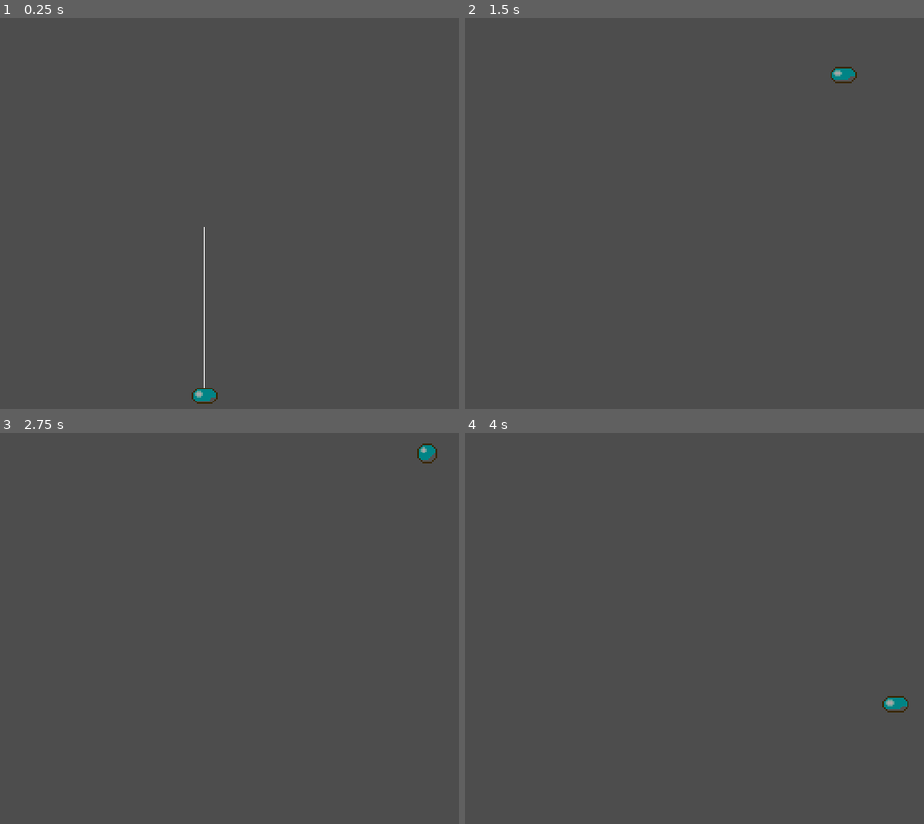
Above: before the commit, frames 1-4 (two rows, left to right).
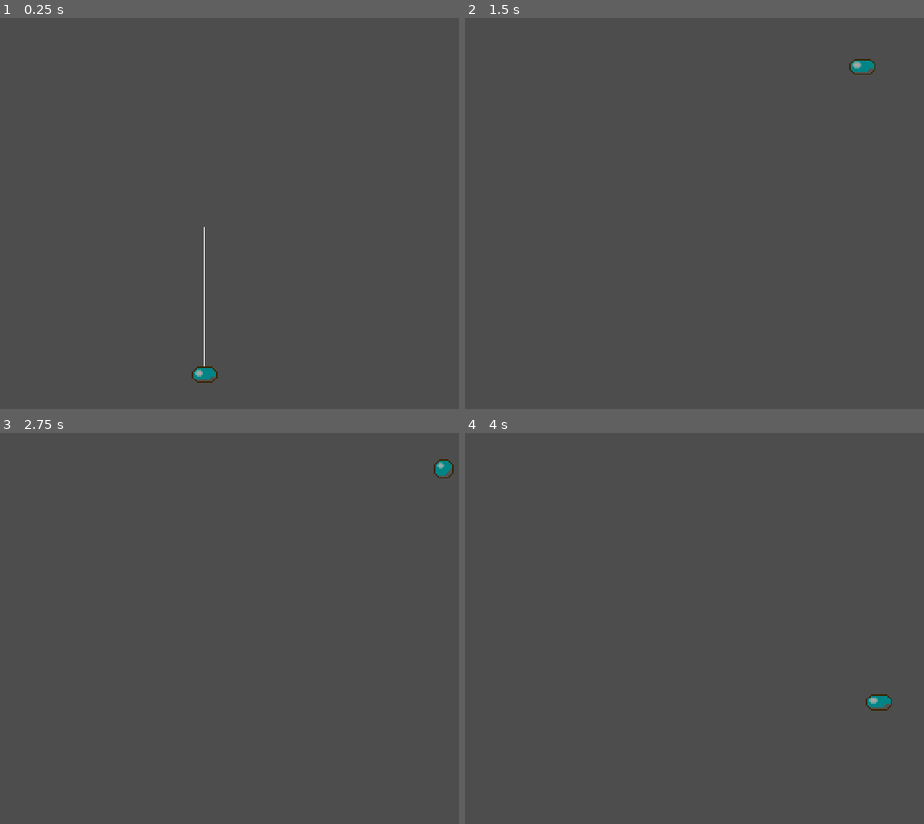
Above: after the commit, the same moments.

Repository: nigoi/breakout_clone
Game: Godot game, scene res://scenes/main.tscn
Two runs of this game, one before a commit and one after it. Both use one fixed random seed, a clock stepped at 60 frames per second and the inputs below.
Inputs (mouse positions are in pixels of both pictures, inside the frame that each line leads up to):
- Up to frame 1 (0.25 s): no input
- Up to frame 2 (1.5 s): tap Enter at 0.5 s; move the mouse to (790, 205) at 0.52 s; hold D (right, bound only after the commit) 0.53-1.28 s; hold Space (space) 0.53-1.28 s; move the mouse to (556, 248) at 1.27 s; hold A (left, bound only after the commit) from 1.28 s (still down); tap Space (space) at 1.35 s
- Up to frame 3 (2.75 s): move the mouse to (261, 550) at 2.02 s; release A (left, bound only after the commit) at 2.03 s; hold D (right, bound only after the commit) from 2.03 s (still down); hold Space (space) from 2.03 s (still down)
- Up to frame 4 (4 s): move the mouse to (644, 726) at 2.77 s; release Space (space) at 2.78 s; tap Space (space) at 2.85 s; move the mouse to (836, 702) at 3.52 s; release D (right, bound only after the commit) at 3.53 s; hold A (left, bound only after the commit) from 3.53 s (still down); hold Space (space) from 3.53 s (still down)

The runs differ from the first frame. In frame 1, 0.4% of the frame differs, in the area x 41-48%, y 89-99%; in frame 2, 0.3%; in frame 3, 0.3%; in frame 4, 0.3%.

Commit message:
paddle and paddle movement

Diff:
--- a/new-game-project/project.godot
+++ b/new-game-project/project.godot
@@ -29,6 +29,18 @@
 "events": [Object(InputEventKey,"resource_local_to_scene":false,"resource_name":"","device":-1,"window_id":0,"alt_press …(191 unchanged characters)…
 ]
 }
+left={
+"deadzone": 0.5,
+"events": [Object(InputEventKey,"resource_local_to_scene":false,"resource_name":"","device":-1,"window_id":0,"alt_pressed":false,"shift_pressed":false,"ctrl_pressed":false,"meta_pressed":false,"pressed":false,"keycode":0,"physical_keycode":65,"key_label":0,"unicode":97,"location":0,"echo":false,"script":null)
+, Object(InputEventKey,"resource_local_to_scene":false,"resource_name":"","device":-1,"window_id":0,"alt_pressed":false,"shift_pressed":false,"ctrl_pressed":false,"meta_pressed":false,"pressed":false,"keycode":0,"physical_keycode":4194319,"key_label":0,"unicode":0,"location":0,"echo":false,"script":null)
+]
+}
+right={
+"deadzone": 0.5,
+"events": [Object(InputEventKey,"resource_local_to_scene":false,"resource_name":"","device":-1,"window_id":0,"alt_pressed":false,"shift_pressed":false,"ctrl_pressed":false,"meta_pressed":false,"pressed":false,"keycode":0,"physical_keycode":68,"key_label":0,"unicode":100,"location":0,"echo":false,"script":null)
+, Object(InputEventKey,"resource_local_to_scene":false,"resource_name":"","device":-1,"window_id":0,"alt_pressed":false,"shift_pressed":false,"ctrl_pressed":false,"meta_pressed":false,"pressed":false,"keycode":0,"physical_keycode":4194321,"key_label":0,"unicode":0,"location":0,"echo":false,"script":null)
+]
+}
 
 [rendering]
 
--- a/new-game-project/scenes/ball.tscn
+++ b/new-game-project/scenes/ball.tscn
@@ -55,5 +55,3 @@
 
 [node name="CollisionShape2D" type="CollisionShape2D" parent="."]
 shape = SubResource("CircleShape2D_l24ai")
-
-[node name="Line2D" type="Line2D" parent="."]
--- a/new-game-project/scenes/main.tscn
+++ b/new-game-project/scenes/main.tscn
@@ -1,6 +1,6 @@
 [gd_scene load_steps=3 format=3 uid="uid://b2ynet7fqjqto"]
 
-[ext_resource type="Script" path="res://scenes/control.gd" id="1_5ds5p"]
+[ext_resource type="Script" path="res://scripts/control.gd" id="1_5ds5p"]
 [ext_resource type="PackedScene" uid="uid://dph14qq6fpv6o" path="res://scenes/world_barrier.tscn" id="1_ggcp5"]
 
 [node name="main" type="Node2D"]
@@ -18,15 +18,15 @@
 size_flags_vertical = 3
 script = ExtResource("1_5ds5p")
 
-[node name="Node" type="Node" parent="."]
+[node name="walls" type="Node" parent="."]
 
-[node name="world_barrier" parent="Node" instance=ExtResource("1_ggcp5")]
+[node name="world_barrier" parent="walls" instance=ExtResource("1_ggcp5")]
 position = Vector2(-7, 1)
 
-[node name="world_barrier2" parent="Node" instance=ExtResource("1_ggcp5")]
+[node name="world_barrier2" parent="walls" instance=ExtResource("1_ggcp5")]
 position = Vector2(639, -69)
 rotation = 1.5708
 
-[node name="world_barrier3" parent="Node" instance=ExtResource("1_ggcp5")]
+[node name="world_barrier3" parent="walls" instance=ExtResource("1_ggcp5")]
 position = Vector2(1, 571)
 rotation = -1.5708
--- /dev/null
+++ b/new-game-project/scenes/paddle.tscn
@@ -0,0 +1,21 @@
+[gd_scene load_steps=4 format=3 uid="uid://25g0mprxwqqc"]
+
+[ext_resource type="Texture2D" uid="uid://dn72uyltqku5t" path="res://assets/paddle.png" id="1_8qcyk"]
+[ext_resource type="Script" path="res://scripts/paddle.gd" id="1_xqwhr"]
+
+[sub_resource type="CapsuleShape2D" id="CapsuleShape2D_w28v3"]
+height = 66.0
+
+[node name="paddle" type="RigidBody2D"]
+gravity_scale = 0.0
+lock_rotation = true
+script = ExtResource("1_xqwhr")
+
+[node name="CollisionShape2D" type="CollisionShape2D" parent="."]
+position = Vector2(0, 2)
+rotation = 1.5708
+shape = SubResource("CapsuleShape2D_w28v3")
+
+[node name="Sprite2D" type="Sprite2D" parent="."]
+scale = Vector2(2.0625, 2.0625)
+texture = ExtResource("1_8qcyk")
--- a/new-game-project/scripts/ball.gd
+++ b/new-game-project/scripts/ball.gd
@@ -3,9 +3,10 @@
 var start_draw = true
 var velocity = Vector2.ZERO
 signal dead_ball
+@onready var viewport_size = get_viewport().size
 
 func _ready() -> void:
-	position = Vector2(get_viewport().size.x / 2, get_viewport().size.y * 0.9)
+	position = Vector2(viewport_size.x / 2, viewport_size.y * 0.85)
 
 func _draw() -> void:
 	if start_draw == true:
@@ -19,13 +20,12 @@
 		start_draw = false
 		var mouse = to_local(get_viewport().get_mouse_position())
 		velocity = (Vector2.ZERO + mouse).normalized()
-
 	var collision = move_and_collide(velocity * speed * delta)
 	if collision:
 		velocity = velocity.bounce(collision.get_normal())
 		$AnimatedSprite2D.play()
 
-	if position.y > get_viewport().size.y:
+	if position.y > viewport_size.y:
 		emit_signal("dead_ball")
 		queue_free()
 		print("dead ball")
--- /dev/null
+++ b/new-game-project/scripts/collision_shape_2d.gd
@@ -0,0 +1 @@
+extends CollisionShape2D
--- /dev/null
+++ b/new-game-project/scripts/global.gd
@@ -0,0 +1,2 @@
+extends Node
+var viewport_size = get_viewport().size
--- /dev/null
+++ b/new-game-project/scripts/paddle.gd
@@ -0,0 +1,21 @@
+extends RigidBody2D
+var move = false
+var velocity = Vector2.ZERO
+var speed = 400
+
+func _ready() -> void:
+	position = Vector2(get_viewport().size.x / 2, get_viewport().size.y * 0.9)
+
+func _input(event: InputEvent) -> void:
+	if event.is_action_pressed("space"):
+		move = true
+
+func _process(delta: float) -> void:
+	if move:
+		if Input.is_action_pressed("left"):
+			velocity.x = lerp(velocity.x, -1.0, 0.2)
+		if Input.is_action_pressed("right"):
+			velocity.x = lerp(velocity.x, 1.0, 0.2)
+		else:
+			velocity.x = lerp(velocity.x, 0.0, 0.05)
+	move_and_collide(velocity * speed * delta)
Binary file added: new-game-project/assets/paddle.png
Not shown, added: new-game-project/assets/paddle.png.import
Renamed: new-game-project/scenes/control.gd -> new-game-project/scripts/control.gd
